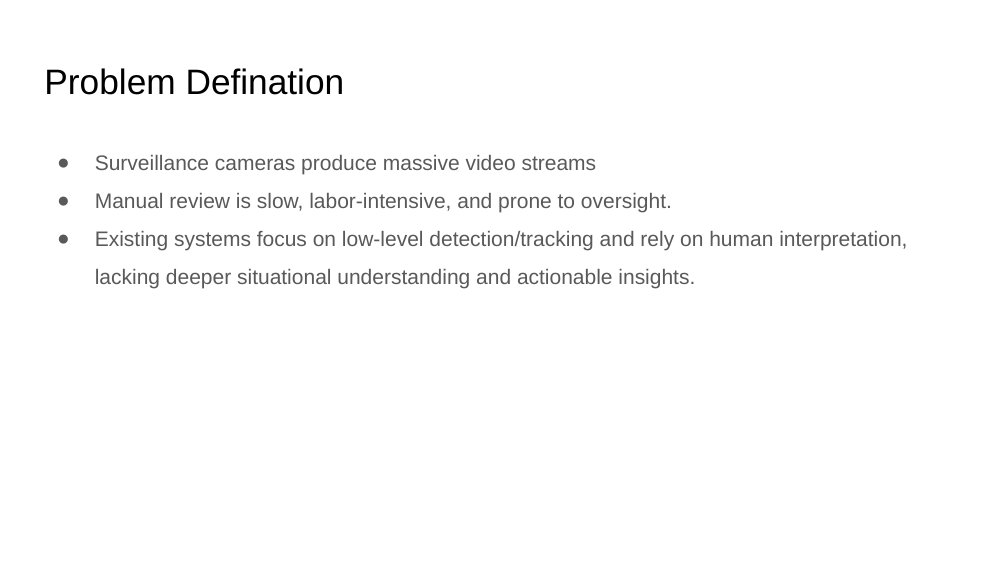
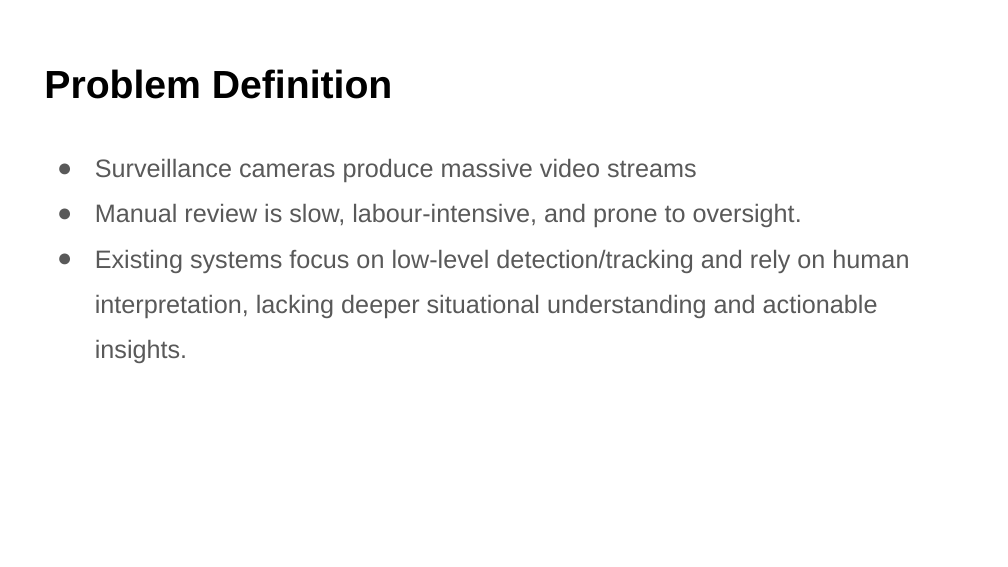
Before and after one commit to Avadh-Ladani-0/vForensIQ, a slide deck: slide 2 of Report/MP_24MCD009.pptx. Drawn at 1008x567 pixels with LibreOffice and Linux fonts; fonts in the diff are those of the drawing. Boxes give left, top, right and bottom in pixels: in the first picture for what was removed or moved away, otherwise in the second. Text is boxed around its words. In the diff, an @@ line names an element or a change of style, - is before the commit and + after.

```diff
--- a/Report/MP_24MCD009.pptx
+++ b/Report/MP_24MCD009.pptx
@@ title at box(44, 69, 392, 99): text changed; size 25.2 to 28 pt; bold on @@
-Problem Defination
+Problem Definition
@@ text at box(95, 158, 909, 363): size 15 to 18 pt in "Surveillance cameras produce massive video streams", "Existing systems focus on low-level detection/tracking and ..." @@
@@ text at box(95, 203, 802, 227): text changed; size 15 to 18 pt @@
-● Manual review is slow, labor-intensive, and prone to oversight.
+● Manual review is slow, labour-intensive, and prone to oversight.
```
Also in this commit, not shown: 19 other slides changed, 2 slides added, 1 slide removed, 5 other files.
